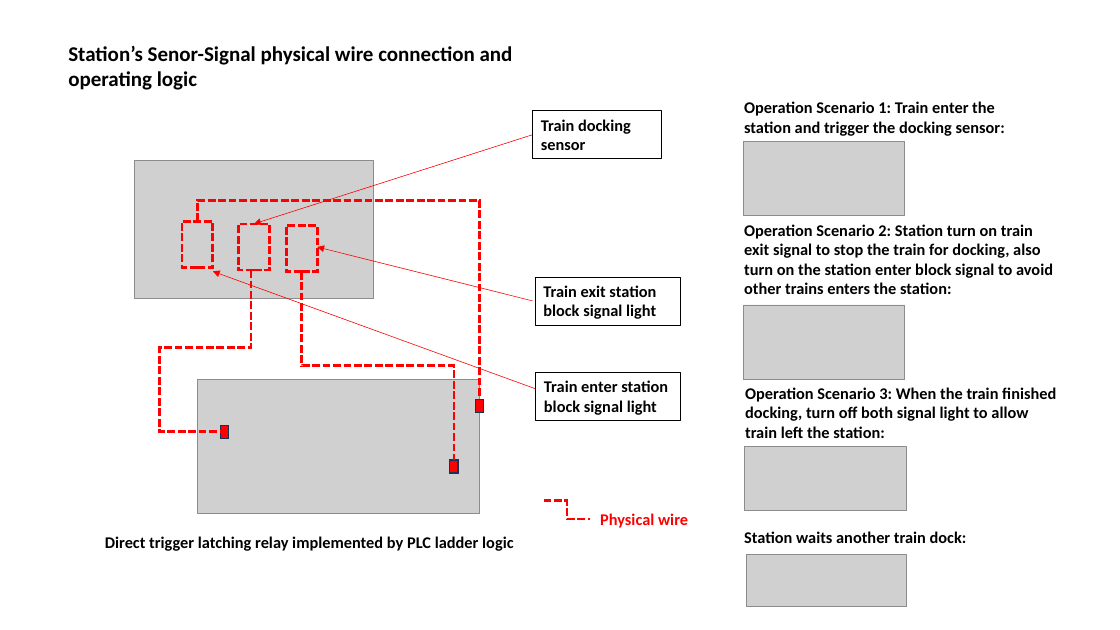
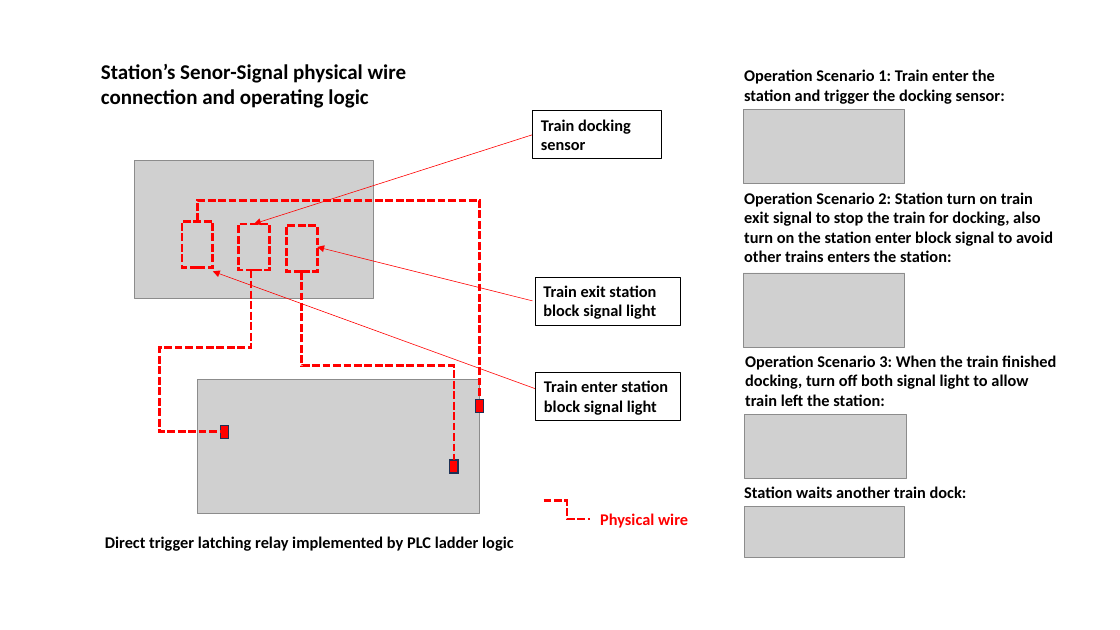
Before and after one commit to mrminhaz87/Railway-IT-OT-Demo, a slide deck: slide 10 of doc/designDoc.pptx. Drawn at 1120x630 pixels with LibreOffice and Linux fonts; fonts in the diff are those of the drawing; grey boxes stand for pictures. Boxes give left, top, right and bottom in pixels: in the first picture for what was removed or moved away, otherwise in the second. Text is boxed around its words. In the diff, an @@ line names an element or a change of style, - is before the commit and + after.

Commit message:
Update  the Railway Trains Sensor-Power System Control PLC Simulator design document.

```diff
--- a/doc/designDoc.pptx
+++ b/doc/designDoc.pptx
@@ text "Station’s Senor-Signal physical wire connection ..." rewrapped from [68, 46, 513, 90] to [101, 64, 407, 108] @@
@@ 3 pictures, 3 texts: place and size @@
-3 pictures, 3 texts at [744, 101, 1056, 511]
+3 pictures, 3 texts at [744, 69, 1056, 479]
@@ text "Station waits another train dock:": place and size @@
-text "Station waits another train dock:" at [744, 531, 967, 543]
+text "Station waits another train dock:" at [744, 486, 967, 498]
@@ picture: place and size @@
-picture at [747, 555, 907, 607]
+picture at [745, 507, 906, 559]
```
Also in this commit, not shown: 1 other slide changed, 2 slides added, 9 other files.
